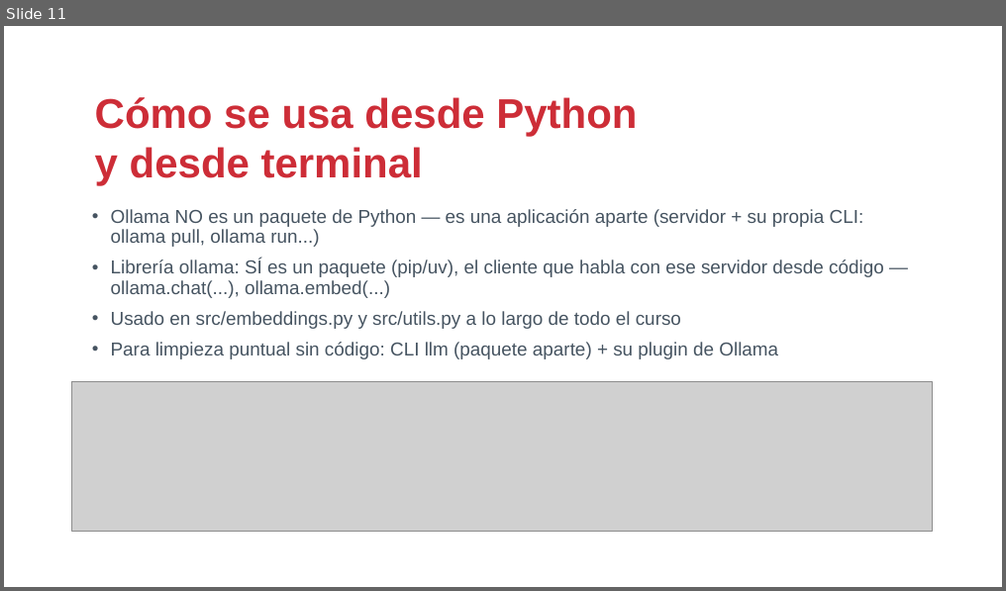
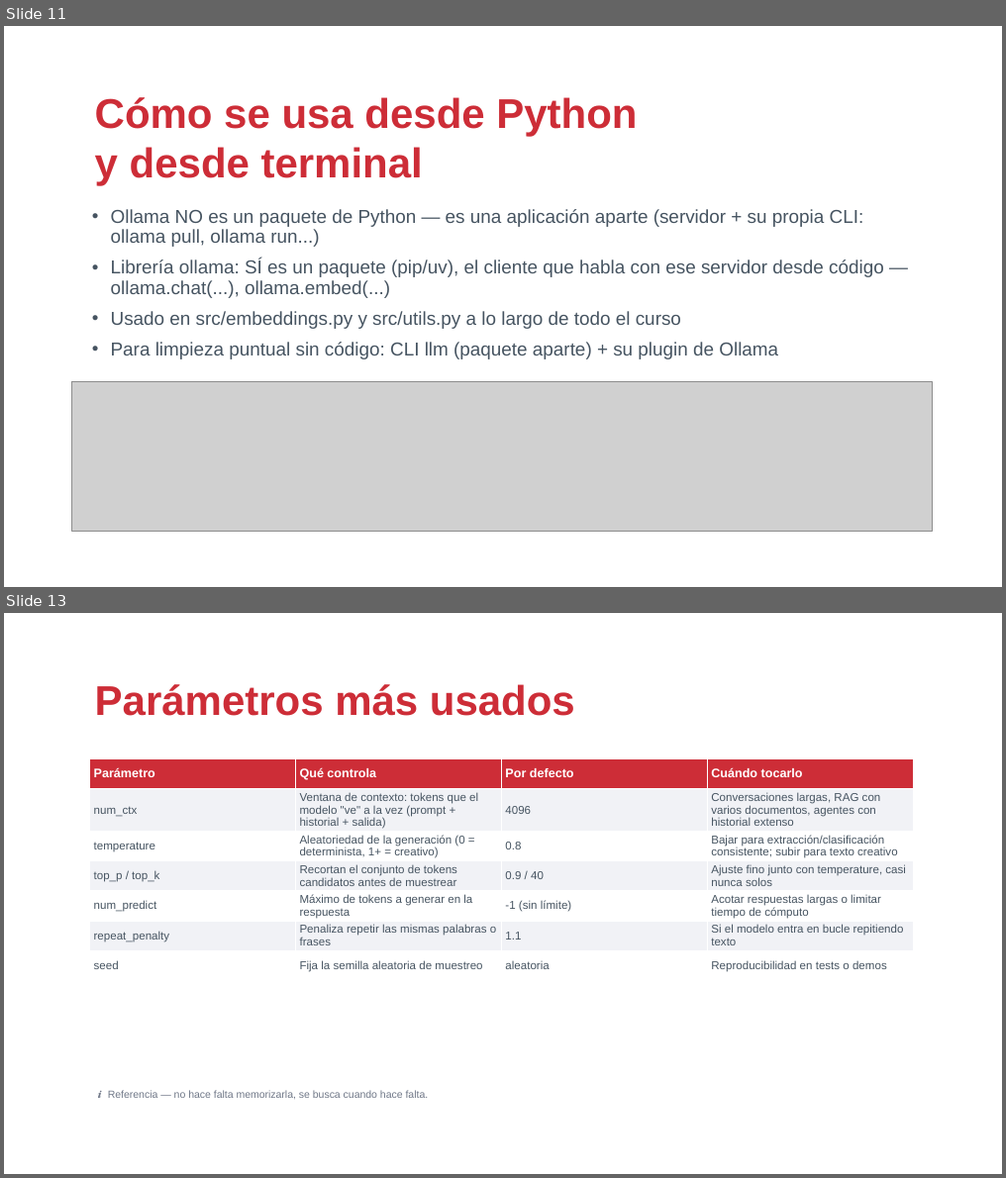
Before and after one commit to drj3ky11/FearOfTheDark, a slide deck: bloque3_setup/csbc26_b3_setup.pptx. Shown one above the other, each under a label of ours: slide 11 before the commit, slides 11 and 13 after it; the slides between them are not shown. The pictures are 1006x591 and 1006x1178 pixels, drawn with LibreOffice and Linux fonts; fonts in the diff are those of the drawing; grey boxes stand for pictures; background and template pictures are left out. Boxes give left, top, right and bottom in pixels: in the first picture for what was removed or moved away, otherwise in the second. Text is boxed around its words. In the diff, an @@ line names an element or a change of style, - is before the commit and + after.

Commit message:
docs(bloque3): reescribir demo_pipeline.ipynb y ampliar ppt con Ollama en profundidad
- demo_pipeline.ipynb pasa de pipeline de Carding Forums (no correspondía a
  este bloque) a una demo desglosada de Ollama: instalación/arquitectura,
  gestión de modelos (librería oficial y Hugging Face), generate/chat/embed
  paso a paso, y ajuste de generación (options, num_ctx). Ejecutado de punta
  a punta contra Ollama real, sin outputs simulados.
- csbc26_b3_setup.pptx: nuevas diapositivas sobre options/num_ctx, el bucle
  autorregresivo de generación, qué son los parámetros de un modelo
  (corrige la confusión parámetros=iteraciones) y cuantización a nivel de
  bits (Q4_K_M).
- nuevo generador assets/generate_generation_loop_diagram.py para el
  diagrama del bucle de generación.

```diff
--- a/bloque3_setup/csbc26_b3_setup.pptx
+++ b/bloque3_setup/csbc26_b3_setup.pptx
@@ slide 13 added at (4,613,1002,1174), background picture (left out) @@
@@ text added at (95,684,575,716), 40 pt, text #CD2D37, bold @@
+Parámetros más usados
@@ table added at (90,759,914,976), 7 rows, 4 columns @@
+Parámetro | Qué controla | Por defecto | Cuándo tocarlo
+num_ctx | Ventana de contexto: tokens que el modelo "ve" a la vez (prompt + historial + salida) | 4096 | Conversaciones largas, RAG con varios documentos, agentes con historial extenso
+temperature | Aleatoriedad de la generación (0 = determinista, 1+ = creativo) | 0.8 | Bajar para extracción/clasificación consistente; subir para texto creativo
+top_p / top_k | Recortan el conjunto de tokens candidatos antes de muestrear | 0.9 / 40 | Ajuste fino junto con temperature, casi nunca solos
+num_predict | Máximo de tokens a generar en la respuesta | -1 (sin límite) | Acotar respuestas largas o limitar tiempo de cómputo
+repeat_penalty | Penaliza repetir las mismas palabras o frases | 1.1 | Si el modelo entra en bucle repitiendo texto
+seed | Fija la semilla aleatoria de muestreo | aleatoria | Reproducibilidad en tests o demos
@@ text added at (97,1090,429,1099), 10 pt, text #707888 @@
+ℹ Referencia — no hace falta memorizarla, se busca cuando hace falta.
```
Also in this commit, not shown: 2 slides changed, 5 other slides added, 2 other files.
